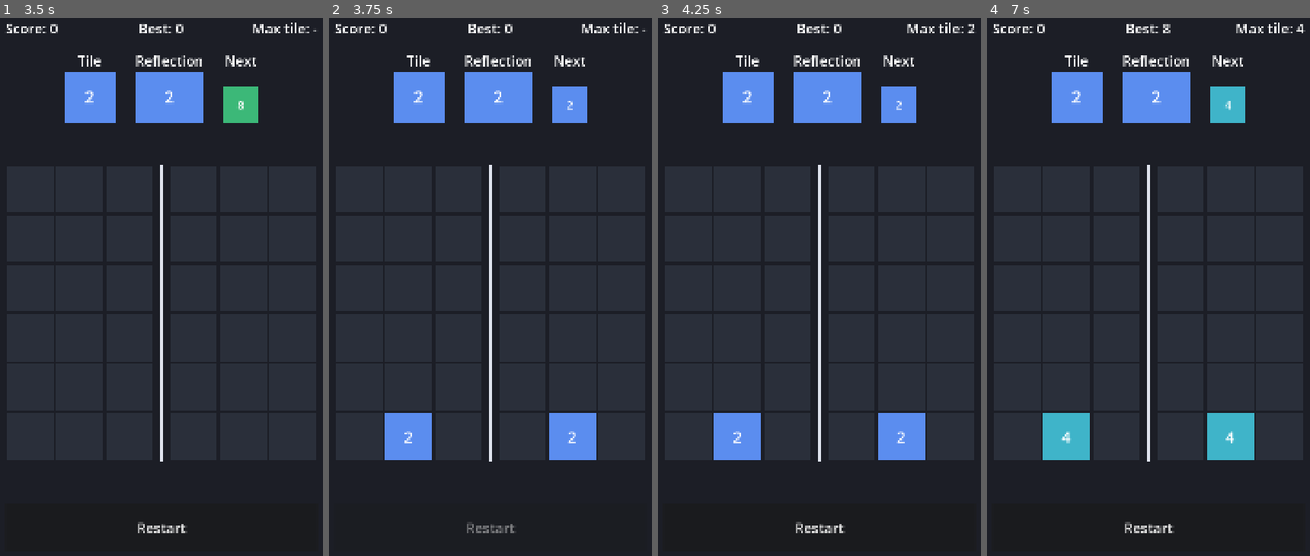
Above: before the commit, frames 1-4 (left to right).
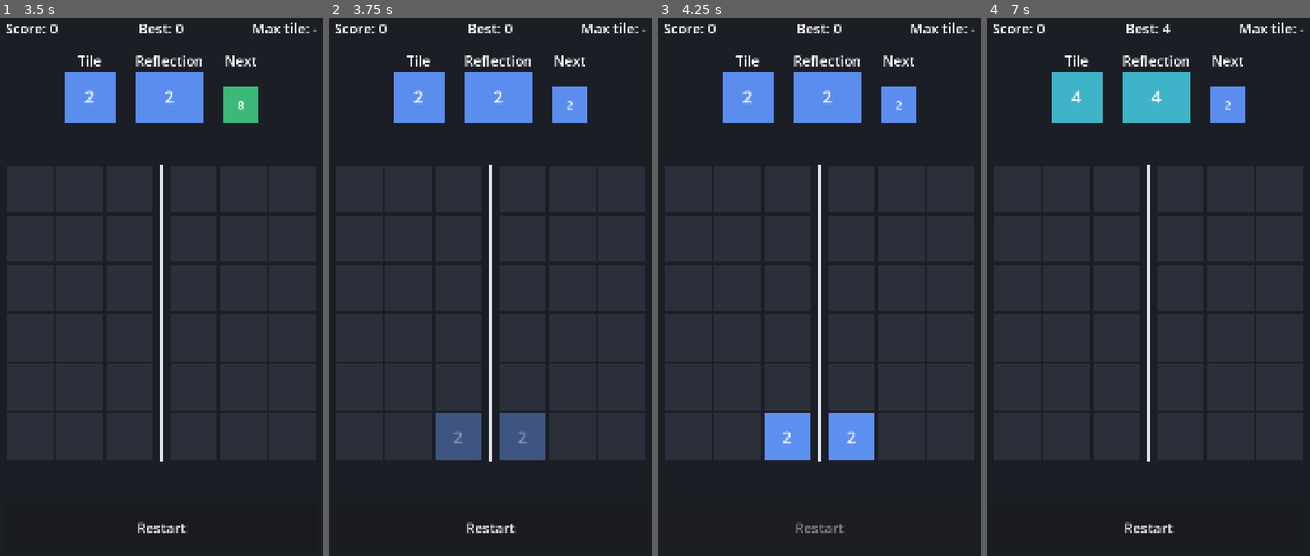
Above: after the commit, the same moments.

Repository: bpinto03/Doppel
Game: Godot game, scene res://scenes/main.tscn
Two runs of this game, one before a commit and one after it. Both use one fixed random seed, a clock stepped at 60 frames per second and the inputs below.
Inputs (mouse positions are in pixels of both pictures, inside the frame that each line leads up to):
- Up to frame 1 (3.5 s): click "Restart" at 0.5 s; click "Restart" at 1.25 s; click "Restart" at 2 s; tap Enter at 2.75 s; drag from (161, 313) to (197, 152) at 2.77 s
- Up to frame 2 (3.75 s): tap Space at 3.5 s; drag from (422, 313) to (474, 405) at 3.52 s
- Up to frame 3 (4.25 s): no input
- Up to frame 4 (7 s): move the mouse to (1184, 152) at 4.27 s; tap Ctrl at 4.35 s; click (1184, 152) at 4.42 s; tap Enter at 5 s; drag from (1132, 405) to (1045, 195) at 5.02 s; move the mouse to (1251, 378) at 5.77 s; tap Alt at 5.85 s; click (1251, 378) at 5.92 s; tap Space at 6.5 s; drag from (1045, 195) to (1096, 130) at 6.52 s

Frame 1 is identical in both runs. In frame 2, 5.2% of the frame differs, in the area x 17-83%, y 73-96%; in frame 3, 5.4%; in frame 4, 7.0%, in the area x 17-99%, y 0-83%.

Commit message:
feat: add placement ghost and play on release
A tile is now placed when the finger is released on a left column;
releasing on the right half or outside the board cancels. While the
finger is down, or the mouse hovers on PC, a translucent ghost shows
where the tile and its reflection will land, linked across the axis.
The ghost comes from GameSession.preview_placement() and is hidden
during playback. A press that skips a playback never places a tile.

Diff:
--- a/scripts/core/board_state.gd
+++ b/scripts/core/board_state.gd
@@ -81,12 +81,10 @@
 	return neighbors
 
 
-## Expects a settled column. Returns the cell where the tile landed.
-func drop_tile(column: int, level: int) -> Vector2i:
-	assert(not is_column_full(column), "Cannot drop a tile in full column %d" % column)
-	var landing_cell := Vector2i(column, get_column_height(column))
-	set_level(landing_cell, level)
-	return landing_cell
+## Expects a settled column that is not full.
+func get_landing_cell(column: int) -> Vector2i:
+	assert(not is_column_full(column), "Column %d is full" % column)
+	return Vector2i(column, get_column_height(column))
 
 
 func duplicate_board() -> BoardState:
--- a/scripts/core/game_session.gd
+++ b/scripts/core/game_session.gd
@@ -47,19 +47,23 @@
 	return mini(reflection_level, _config.max_tile_level)
 
 
-func play_column(column: int) -> ChainResult:
+## Where the current tile and its reflection would land, without changing the board.
+func preview_placement(column: int) -> TilesPlacedEvent:
 	assert(can_play_column(column), "Column %d cannot be played" % column)
-	var tile_level: int = tile_generator.current_level
-	var reflection_level: int = get_next_reflection_level()
-	var placed_event := TilesPlacedEvent.new(
-		board.drop_tile(column, tile_level),
-		tile_level,
-		board.drop_tile(board.get_mirror_column(column), reflection_level),
-		reflection_level,
+	return TilesPlacedEvent.new(
+		board.get_landing_cell(column),
+		tile_generator.current_level,
+		board.get_landing_cell(board.get_mirror_column(column)),
+		get_next_reflection_level(),
 		is_next_reflection_distorted(),
 	)
+
+
+func play_column(column: int) -> ChainResult:
+	var placed_event: TilesPlacedEvent = preview_placement(column)
+	placed_event.apply_to(board)
 	placement_count += 1
-	_register_level(maxi(tile_level, reflection_level))
+	_register_level(maxi(placed_event.tile_level, placed_event.reflection_level))
 
 	var chain_result: ChainResult = _merge_resolver.resolve_chain(board, [placed_event.tile_cell, placed_event.reflection_cell])
 	chain_result.events.push_front(placed_event)
--- a/scripts/ui/board_view.gd
+++ b/scripts/ui/board_view.gd
@@ -1,7 +1,7 @@
 class_name BoardView
 extends Control
 
-signal column_tapped(column: int)
+signal column_released(column: int)
 signal pressed_while_locked
 
 const CELL_GAP_RATIO: float = 0.06
@@ -11,6 +11,9 @@
 const AXIS_WIDTH: float = 6.0
 const BLOCKED_COLUMN_COLOR := Color(0.0, 0.0, 0.0, 0.45)
 const PULSE_COLOR := Color(1.0, 1.0, 1.0, 0.6)
+const GHOST_OPACITY: float = 0.4
+const GHOST_LINK_COLOR := Color(1.0, 1.0, 1.0, 0.3)
+const GHOST_LINK_WIDTH: float = 3.0
 const NO_COLUMN: int = -1
 
 var is_input_enabled: bool = true:
@@ -20,6 +23,8 @@
 
 var _session: GameSession
 var _displayed_board: BoardState
+var _hovered_column: int = NO_COLUMN
+var _is_press_armed: bool
 var _moving_tiles: Array[MovingTile] = []
 var _move_progress: float
 var _hidden_cells: Array[Vector2i] = []
@@ -71,16 +76,52 @@
 	queue_redraw()
 
 
+func is_ghost_visible() -> bool:
+	return is_input_enabled and _session != null and _session.can_play_column(_hovered_column)
+
+
 func _gui_input(event: InputEvent) -> void:
-	var mouse_event := event as InputEventMouseButton
-	if mouse_event == null or not mouse_event.pressed or mouse_event.button_index != MOUSE_BUTTON_LEFT:
-		return
+	var motion_event := event as InputEventMouseMotion
+	if motion_event != null:
+		_set_hovered_column(_find_column_at(motion_event.position))
+		return
+	var button_event := event as InputEventMouseButton
+	if button_event == null or button_event.button_index != MOUSE_BUTTON_LEFT:
+		return
+	if button_event.pressed:
+		_on_pressed(button_event.position)
+	else:
+		_on_released(button_event.position)
+
+
+func _notification(what: int) -> void:
+	if what == NOTIFICATION_MOUSE_EXIT and not _is_press_armed:
+		_set_hovered_column(NO_COLUMN)
+
+
+func _on_pressed(press_position: Vector2) -> void:
 	if not is_input_enabled:
 		pressed_while_locked.emit()
 		return
-	var column: int = _find_column_at(mouse_event.position.x)
-	if _displayed_board != null and _displayed_board.is_left_column(column):
-		column_tapped.emit(column)
+	_is_press_armed = true
+	_set_hovered_column(_find_column_at(press_position))
+
+
+## A press made while locked never plays on release, so skipping a playback cannot place a tile.
+func _on_released(release_position: Vector2) -> void:
+	if not _is_press_armed:
+		return
+	_is_press_armed = false
+	_set_hovered_column(NO_COLUMN)
+	var column: int = _find_column_at(release_position)
+	if is_input_enabled and _displayed_board.is_left_column(column):
+		column_released.emit(column)
+
+
+func _set_hovered_column(column: int) -> void:
+	if column != _hovered_column:
+		_hovered_column = column
+		queue_redraw()
 
 
 func _draw() -> void:
@@ -95,6 +136,7 @@
 	_draw_moving_tiles()
 	_draw_pulse()
 	_draw_axis()
+	_draw_ghost()
 
 
 func _draw_blocked_columns() -> void:
@@ -115,6 +157,19 @@
 	var pulse_color := Color(PULSE_COLOR, PULSE_COLOR.a * _pulse_strength)
 	for cell: Vector2i in _pulsing_cells:
 		draw_rect(_get_tile_rect(cell), pulse_color)
+
+
+func _draw_ghost() -> void:
+	if not is_ghost_visible():
+		return
+	var preview: TilesPlacedEvent = _session.preview_placement(_hovered_column)
+	var tile_rect: Rect2 = _get_tile_rect(preview.tile_cell)
+	var reflection_rect: Rect2 = _get_tile_rect(preview.reflection_cell)
+	var link_start := Vector2(tile_rect.end.x, tile_rect.get_center().y)
+	var link_end := Vector2(reflection_rect.position.x, reflection_rect.get_center().y)
+	draw_line(link_start, link_end, GHOST_LINK_COLOR, GHOST_LINK_WIDTH)
+	TilePainter.draw_tile(self, tile_rect, preview.tile_level, GHOST_OPACITY)
+	TilePainter.draw_tile(self, reflection_rect, preview.reflection_level, GHOST_OPACITY)
 
 
 func _draw_axis() -> void:
@@ -124,12 +179,11 @@
 	draw_line(Vector2(axis_x, board_top), Vector2(axis_x, board_bottom), AXIS_COLOR, AXIS_WIDTH)
 
 
-func _find_column_at(x: float) -> int:
+func _find_column_at(point: Vector2) -> int:
 	if _displayed_board == null:
 		return NO_COLUMN
 	for column: int in _displayed_board.get_column_count():
-		var column_x: float = _get_column_x(column)
-		if x >= column_x and x < column_x + _get_cell_size():
+		if _get_column_rect(column).has_point(point):
 			return column
 	return NO_COLUMN
 
--- a/scripts/ui/game_screen.gd
+++ b/scripts/ui/game_screen.gd
@@ -26,7 +26,7 @@
 	_playback = ResolutionPlayback.new(PLAYBACK_CONFIG, _board_view, _chain_label)
 	_playback.playback_finished.connect(_on_playback_finished)
 	_board_view.pressed_while_locked.connect(_playback.skip)
-	_board_view.column_tapped.connect(_on_column_tapped)
+	_board_view.column_released.connect(_on_column_released)
 	_restart_button.pressed.connect(start_new_game)
 	start_new_game()
 
@@ -38,7 +38,7 @@
 	_refresh()
 
 
-func _on_column_tapped(column: int) -> void:
+func _on_column_released(column: int) -> void:
 	if not _session.can_play_column(column):
 		return
 	var board_before: BoardState = _session.board.duplicate_board()
--- a/scripts/ui/tile_painter.gd
+++ b/scripts/ui/tile_painter.gd
@@ -20,17 +20,17 @@
 ]
 
 
-static func draw_tile(canvas: CanvasItem, rect: Rect2, level: int) -> void:
+static func draw_tile(canvas: CanvasItem, rect: Rect2, level: int, opacity: float = 1.0) -> void:
 	if level == BoardState.EMPTY_CELL:
-		canvas.draw_rect(rect, EMPTY_CELL_COLOR)
+		canvas.draw_rect(rect, Color(EMPTY_CELL_COLOR, opacity))
 		return
-	canvas.draw_rect(rect, LEVEL_COLORS[(level - 1) % LEVEL_COLORS.size()])
-	_draw_value(canvas, rect, str(MergeScoring.calculate_tile_value(level)))
+	canvas.draw_rect(rect, Color(LEVEL_COLORS[(level - 1) % LEVEL_COLORS.size()], opacity))
+	_draw_value(canvas, rect, str(MergeScoring.calculate_tile_value(level)), opacity)
 
 
-static func _draw_value(canvas: CanvasItem, rect: Rect2, text: String) -> void:
+static func _draw_value(canvas: CanvasItem, rect: Rect2, text: String, opacity: float) -> void:
 	var font: Font = ThemeDB.fallback_font
 	var font_size: int = roundi(minf(rect.size.x, rect.size.y) * VALUE_FONT_SIZE_RATIO)
 	var baseline_y: float = rect.get_center().y + (font.get_ascent(font_size) - font.get_descent(font_size)) / 2.0
 	var baseline := Vector2(rect.position.x, baseline_y)
-	canvas.draw_string(font, baseline, text, HORIZONTAL_ALIGNMENT_CENTER, rect.size.x, font_size, VALUE_TEXT_COLOR)
+	canvas.draw_string(font, baseline, text, HORIZONTAL_ALIGNMENT_CENTER, rect.size.x, font_size, Color(VALUE_TEXT_COLOR, opacity))
--- a/tests/test_board_state.gd
+++ b/tests/test_board_state.gd
@@ -1,23 +1,20 @@
 extends GutTest
 
 
-func test_drop_tile_lands_at_bottom_of_empty_column() -> void:
+func test_tile_lands_at_bottom_of_empty_column() -> void:
 	var board := BoardState.new(3, 6)
 
-	var landing_cell: Vector2i = board.drop_tile(1, 2)
-
-	assert_eq(landing_cell, Vector2i(1, 0))
-	assert_eq(board.get_level(landing_cell), 2)
+	assert_eq(board.get_landing_cell(1), Vector2i(1, 0))
 
 
-func test_drop_tile_stacks_on_top_of_existing_tiles() -> void:
+func test_tile_lands_on_top_of_existing_tiles() -> void:
 	var board: BoardState = BoardFixture.create_board([
 		". . . | . . .",
 		"3 . . | . . .",
 		"1 . . | . . .",
 	])
 
-	assert_eq(board.drop_tile(0, 2), Vector2i(0, 2))
+	assert_eq(board.get_landing_cell(0), Vector2i(0, 2))
 
 
 func test_mirror_column_reflects_across_axis() -> void:
--- /dev/null
+++ b/tests/test_board_view.gd
@@ -0,0 +1,99 @@
+extends GutTest
+
+## With 6 columns, a 0.3 cell axis gap and 6 rows, this size gives 100 px cells and no margin.
+const BOARD_VIEW_SIZE := Vector2(630.0, 600.0)
+const LEFT_OUTER_COLUMN_POINT := Vector2(50.0, 300.0)
+const RIGHT_INNER_COLUMN_POINT := Vector2(380.0, 300.0)
+const BELOW_BOARD_POINT := Vector2(50.0, 650.0)
+const SEED: int = 1234
+
+var _board_view: BoardView
+
+
+func before_each() -> void:
+	_board_view = BoardView.new()
+	_board_view.size = BOARD_VIEW_SIZE
+	add_child_autofree(_board_view)
+	_board_view.show_session(GameSession.new(BalancingFixture.create_config(), BalancingFixture.create_seeded_rng(SEED)))
+	watch_signals(_board_view)
+
+
+func test_hovering_a_playable_left_column_shows_the_ghost() -> void:
+	_move_to(LEFT_OUTER_COLUMN_POINT)
+
+	assert_true(_board_view.is_ghost_visible())
+
+
+func test_hovering_a_right_column_shows_no_ghost() -> void:
+	_move_to(RIGHT_INNER_COLUMN_POINT)
+
+	assert_false(_board_view.is_ghost_visible())
+
+
+func test_ghost_is_hidden_while_input_is_locked() -> void:
+	_move_to(LEFT_OUTER_COLUMN_POINT)
+
+	_board_view.is_input_enabled = false
+
+	assert_false(_board_view.is_ghost_visible())
+
+
+func test_releasing_on_a_left_column_plays_it() -> void:
+	_press_at(LEFT_OUTER_COLUMN_POINT)
+	_release_at(LEFT_OUTER_COLUMN_POINT)
+
+	assert_signal_emitted_with_parameters(_board_view, "column_released", [0])
+	assert_false(_board_view.is_ghost_visible())
+
+
+func test_pressing_alone_does_not_play() -> void:
+	_press_at(LEFT_OUTER_COLUMN_POINT)
+
+	assert_signal_not_emitted(_board_view, "column_released")
+	assert_true(_board_view.is_ghost_visible())
+
+
+func test_releasing_on_the_right_half_cancels() -> void:
+	_press_at(LEFT_OUTER_COLUMN_POINT)
+	_release_at(RIGHT_INNER_COLUMN_POINT)
+
+	assert_signal_not_emitted(_board_view, "column_released")
+
+
+func test_releasing_outside_the_board_cancels() -> void:
+	_press_at(LEFT_OUTER_COLUMN_POINT)
+	_release_at(BELOW_BOARD_POINT)
+
+	assert_signal_not_emitted(_board_view, "column_released")
+
+
+func test_press_while_locked_requests_skip_and_its_release_never_plays() -> void:
+	_board_view.is_input_enabled = false
+	_press_at(LEFT_OUTER_COLUMN_POINT)
+	_board_view.is_input_enabled = true
+	_release_at(LEFT_OUTER_COLUMN_POINT)
+
+	assert_signal_emit_count(_board_view, "pressed_while_locked", 1)
+	assert_signal_not_emitted(_board_view, "column_released")
+
+
+func _move_to(point: Vector2) -> void:
+	var event := InputEventMouseMotion.new()
+	event.position = point
+	_board_view._gui_input(event)
+
+
+func _press_at(point: Vector2) -> void:
+	_board_view._gui_input(_create_button_event(point, true))
+
+
+func _release_at(point: Vector2) -> void:
+	_board_view._gui_input(_create_button_event(point, false))
+
+
+func _create_button_event(point: Vector2, is_pressed: bool) -> InputEventMouseButton:
+	var event := InputEventMouseButton.new()
+	event.button_index = MOUSE_BUTTON_LEFT
+	event.position = point
+	event.pressed = is_pressed
+	return event
--- a/tests/test_game_session.gd
+++ b/tests/test_game_session.gd
@@ -155,6 +155,31 @@
 	assert_eq(BoardFixture.describe_board(session.board)[5], ". . 3 | 1 . .")
 
 
+func test_preview_shows_landing_cells_and_levels_without_changing_the_board() -> void:
+	var config: BalancingConfig = BalancingFixture.create_config_always_drawing(2)
+	config.is_distorted_reflection_enabled = true
+	var initial_board: BoardState = BoardFixture.create_board([
+		". . . | . . .",
+		". . . | . . .",
+		". . . | . . .",
+		". . . | . . .",
+		". . . | . . .",
+		"1 . . | . . .",
+	])
+	var session := GameSession.new(config, BalancingFixture.create_seeded_rng(SEED), initial_board)
+	session.placement_count = config.distorted_reflection_period - 1
+	var board_before: Array[String] = BoardFixture.describe_board(session.board)
+
+	var preview: TilesPlacedEvent = session.preview_placement(0)
+
+	assert_eq(preview.tile_cell, Vector2i(0, 1))
+	assert_eq(preview.tile_level, 2)
+	assert_eq(preview.reflection_cell, Vector2i(5, 0))
+	assert_eq(preview.reflection_level, 3)
+	assert_true(preview.is_reflection_distorted)
+	assert_eq(BoardFixture.describe_board(session.board), board_before)
+
+
 func test_same_seed_replays_the_same_game() -> void:
 	var first_session := GameSession.new(BalancingFixture.create_config(), BalancingFixture.create_seeded_rng(SEED))
 	var second_session := GameSession.new(BalancingFixture.create_config(), BalancingFixture.create_seeded_rng(SEED))
Not shown, added: tests/test_board_view.gd.uid
Not shown, changed: CLAUDE.md
Not shown, changed: STEPS.md
Not shown, changed: docs/architecture.md
Not shown, changed: docs/game_rules.md
Not shown, changed: docs/playtest_phase1.md
